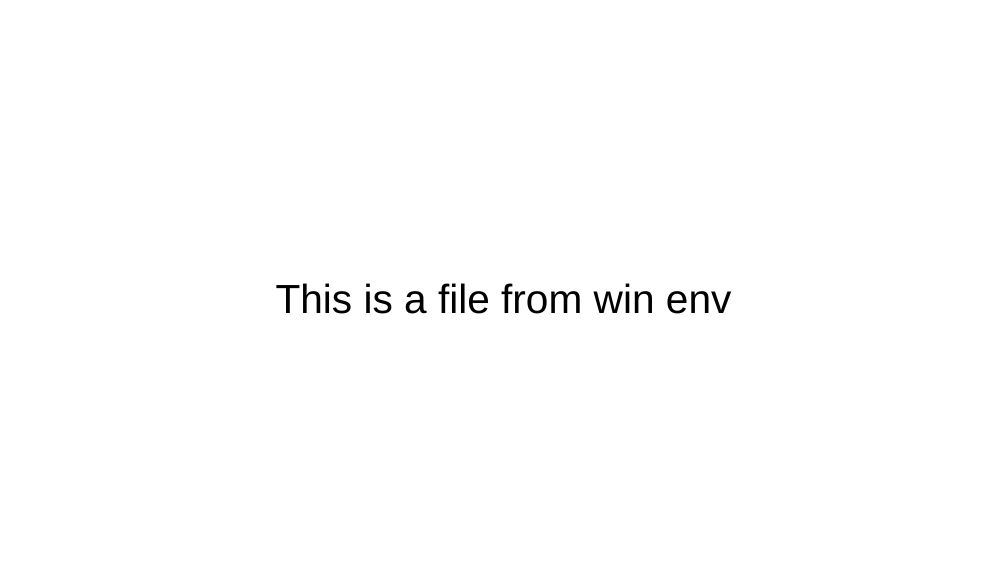
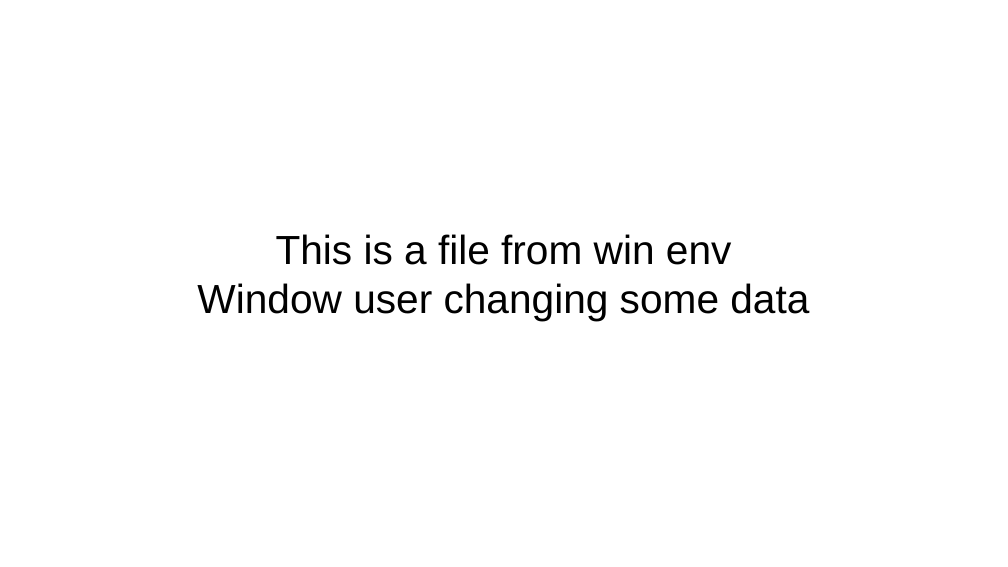
Before and after one commit to apoorvSinha/some_git, a slide deck: slide 1 of File_from_win.odp. Drawn at 1008x567 pixels with LibreOffice and Linux fonts; fonts in the diff are those of the drawing. Boxes give left, top, right and bottom in pixels: in the first picture for what was removed or moved away, otherwise in the second. Text is boxed around its words. In the diff, an @@ line names an element or a change of style, - is before the commit and + after.

Commit message:
window user changes his presentation

```diff
--- a/File_from_win.odp
+++ b/File_from_win.odp
@@ subtitle at (197,283,809,320): paragraph added @@
+Window user changing some data
```
